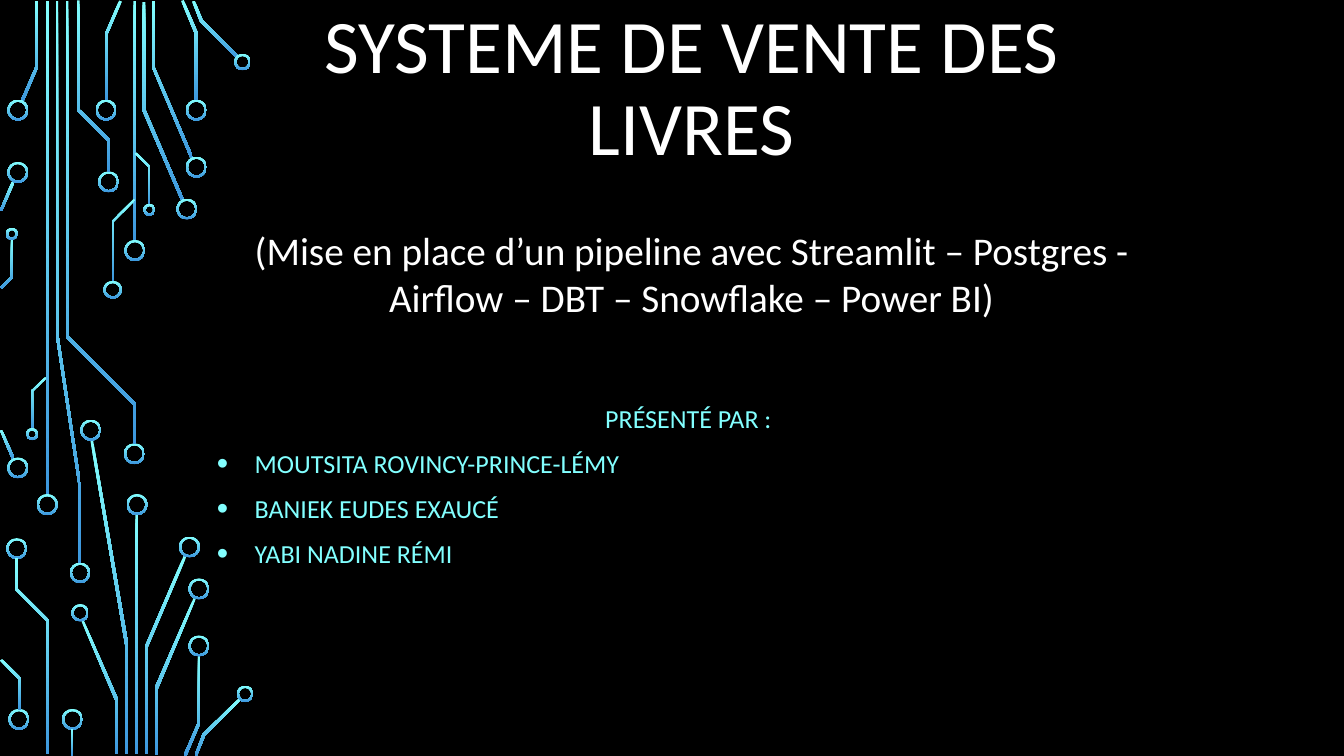
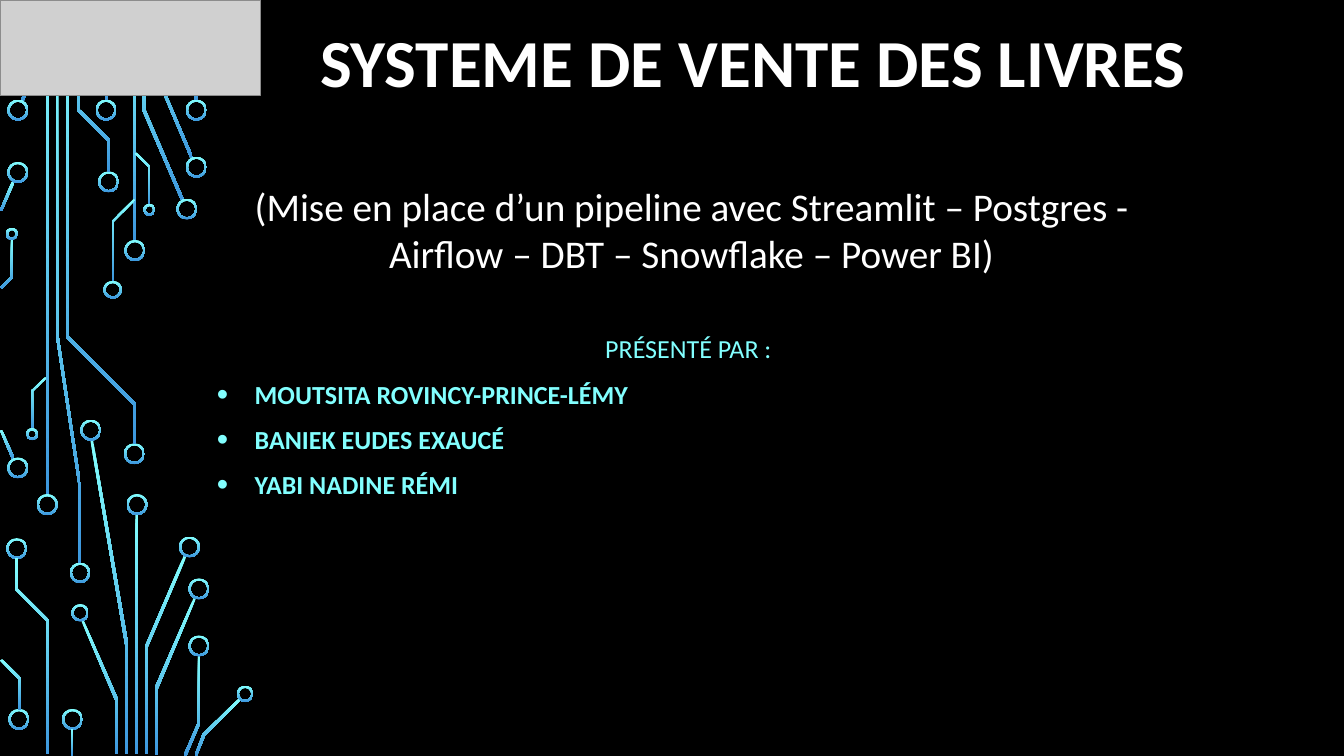
Before and after one commit to Moutsita/exam_tech_bigdata, a slide deck: slide 1 of docs/architecture bigdata _Exam.pptx. Drawn at 1344x756 pixels with LibreOffice and Linux fonts; fonts in the diff are those of the drawing; grey boxes stand for pictures; background and template pictures are left out. Boxes give left, top, right and bottom in pixels: in the first picture for what was removed or moved away, otherwise in the second. Text is boxed around its words. In the diff, an @@ line names an element or a change of style, - is before the commit and + after.

Commit message:
Mise à jour de la présentation d'examen

```diff
--- a/docs/architecture bigdata _Exam.pptx
+++ b/docs/architecture bigdata _Exam.pptx
@@ picture added at <box>0,0,260,96</box> @@
@@ title "SYSTEME DE VENTE DES LIVRES": place and size @@
-title "SYSTEME DE VENTE DES LIVRES" at <box>324,24,1058,156</box>
+title "SYSTEME DE VENTE DES LIVRES" at <box>320,43,1186,88</box>
@@ title "SYSTEME DE VENTE DES LIVRES" at <box>320,43,1186,88</box>: size 54 to 48 pt, bold on @@
@@ freeform shape removed at <box>234,53,252,70</box> @@
@@ text "(Mise en place d’un pipeline ...": place and size @@
-text "(Mise en place d’un pipeline ..." at <box>255,236,1107,318</box>
+text "(Mise en place d’un pipeline ..." at <box>255,192,1107,274</box>
@@ subtitle "PRÉSENTÉ PAR :": place and size @@
-subtitle "PRÉSENTÉ PAR :" at <box>255,406,759,563</box>
+subtitle "PRÉSENTÉ PAR :" at <box>255,337,759,494</box>
@@ subtitle at <box>255,382,628,494</box>: bold on in "MOUTSITA ROVINCY-PRINCE-LÉMY", "BANIEK EUDES EXAUCÉ", "YABI NADINE RÉMI" @@
```
Also in this commit, not shown: 12 slides added.
